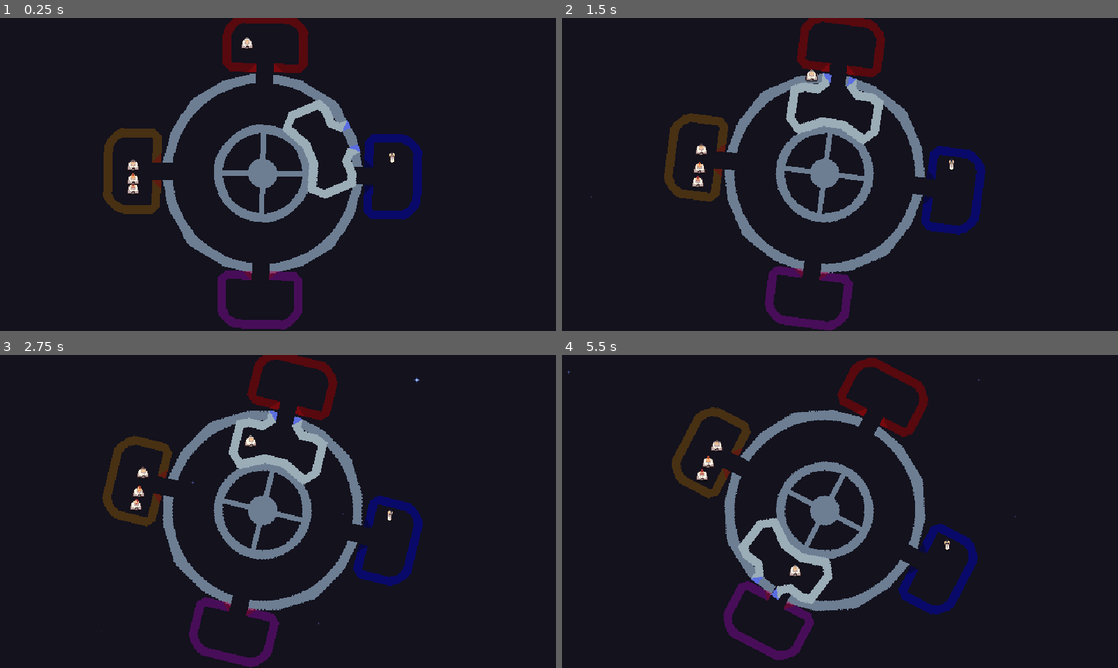
Above: before the commit, frames 1-4 (two rows, left to right).
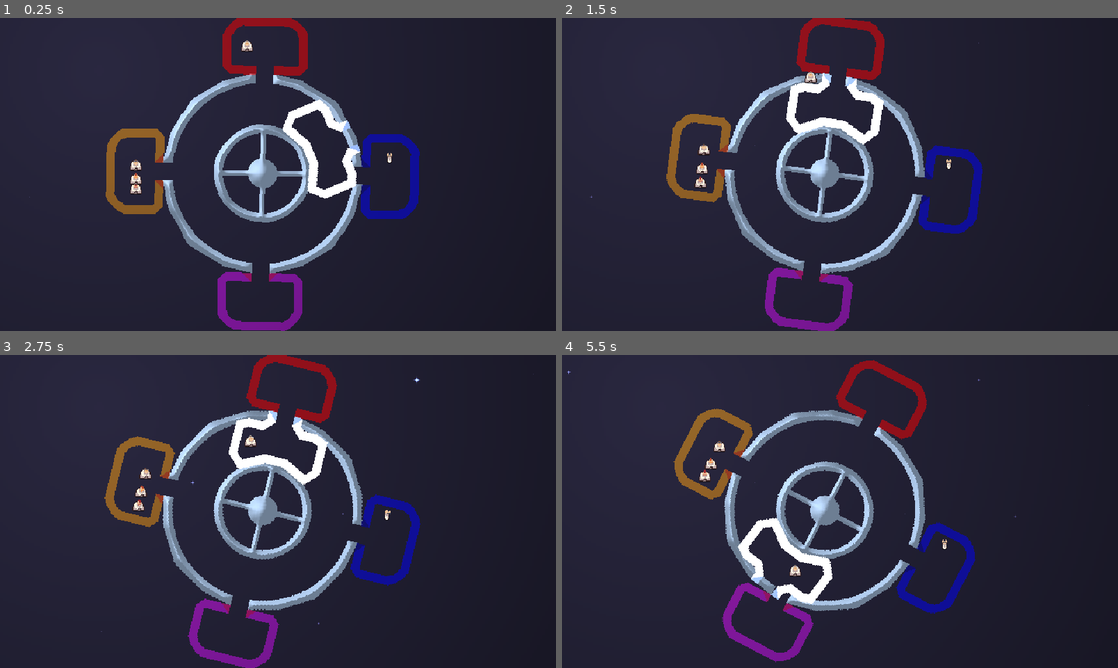
Above: after the commit, the same moments.

Repository: tehelka-gamedev/gmtk-2025
Game: Godot game, scene res://main.tscn
Two runs of this game, one before a commit and one after it. Both use one fixed random seed, a clock stepped at 60 frames per second and the inputs below.
Inputs:
- Up to frame 1 (0.25 s): no input
- Up to frame 2 (1.5 s): tap Enter (open_door) at 0.5, 1.35 s; hold Right (ui_right) 0.53-1.28 s; tap Space (elevator_toggle_movement) at 0.6 s; hold Down (ui_down) from 1.28 s (still down)
- Up to frame 3 (2.75 s): release Down (ui_down) at 2.03 s; hold Right (ui_right) from 2.03 s (still down); tap Space (elevator_toggle_movement) at 2.1 s
- Up to frame 4 (5.5 s): release Right (ui_right) at 2.78 s; hold Up (ui_up) 2.78-3.53 s; tap Enter (open_door) at 2.85, 4.35 s; hold Left (ui_left) 3.53-5.03 s; tap Space (elevator_toggle_movement) at 3.6, 5.1 s; hold Down (ui_down) from 5.03 s (still down)

The runs differ from the first frame. In frame 1, 41% of the frame differs, in the area x 0-76%, y 0-100%; in frame 2, 40%; in frame 3, 40%; in frame 4, 41%.

Commit message:
Add lighting

Diff:
--- a/godot/main.tscn
+++ b/godot/main.tscn
@@ -8,6 +8,7 @@
 [ext_resource type="Texture2D" uid="uid://yb7xrfudbkkw" path="res://sprites/spacestation_n.png" id="3_lquwl"]
 [ext_resource type="Script" uid="uid://dqgdl6pik3h05" path="res://objects/space_station.gd" id="4_7mycd"]
 [ext_resource type="PackedScene" uid="uid://dd5giy7mmmmxe" path="res://objects/room.tscn" id="4_272bh"]
+[ext_resource type="Texture2D" uid="uid://ql6m5dp2c24u" path="res://sprites/light.png" id="9_kek77"]
 
 [sub_resource type="CanvasItemMaterial" id="CanvasItemMaterial_5vw27"]
 particles_animation = true
@@ -52,28 +53,25 @@
 [node name="Rooms" type="Node2D" parent="SpaceStation"]
 
 [node name="Room" parent="SpaceStation/Rooms" instance=ExtResource("4_272bh")]
-position = Vector2(0, -150)
+position = Vector2(0, -147)
 
 [node name="Room2" parent="SpaceStation/Rooms" instance=ExtResource("4_272bh")]
 modulate = Color(0, 0, 1, 0.5)
-position = Vector2(150, 0)
+position = Vector2(147, 0)
 rotation = 1.5708
 color = 1
 
 [node name="Room3" parent="SpaceStation/Rooms" instance=ExtResource("4_272bh")]
 modulate = Color(0.8, 0.05, 0.8, 0.5)
-position = Vector2(0, 145)
+position = Vector2(0, 147)
 rotation = 3.14159
 color = 3
 
 [node name="Room4" parent="SpaceStation/Rooms" instance=ExtResource("4_272bh")]
 modulate = Color(0.8, 0.45, 0.05, 0.5)
-position = Vector2(-150, 0)
+position = Vector2(-147, 0)
 rotation = 4.71239
 color = 4
-
-[node name="World" type="Node2D" parent="."]
-position = Vector2(-246, -143)
 
 [node name="Elevator" parent="." node_paths=PackedStringArray("space_station") instance=ExtResource("3_7mycd")]
 position = Vector2(302, 179)
@@ -81,3 +79,10 @@
 space_station = NodePath("../SpaceStation")
 
 [node name="NPCs" type="Node2D" parent="."]
+
+[node name="PointLight2D" type="PointLight2D" parent="."]
+position = Vector2(114, 60)
+energy = 1.2
+texture = ExtResource("9_kek77")
+texture_scale = 3.0
+height = 100.0
--- a/godot/objects/npc/skin.tscn
+++ b/godot/objects/npc/skin.tscn
@@ -8,11 +8,13 @@
 script = ExtResource("1_h3ebm")
 
 [node name="Head" type="Sprite2D" parent="."]
+light_mask = 0
 texture = ExtResource("2_c5xcb")
 region_enabled = true
 region_rect = Rect2(688, 0, 16, 16)
 
 [node name="Body" type="Sprite2D" parent="."]
+light_mask = 0
 texture = ExtResource("3_pxfdq")
 region_enabled = true
 region_rect = Rect2(0, 0, 16, 16)
Not shown: 1 places in godot/main.tscn that only renumber resources
Binary file added: godot/sprites/light.png
Not shown, added: godot/sprites/light.png.import
